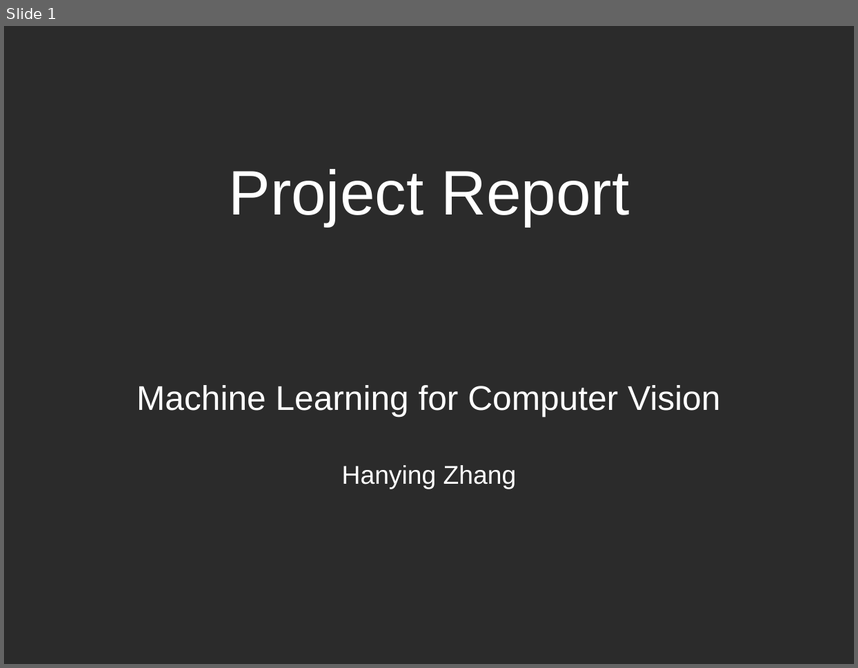
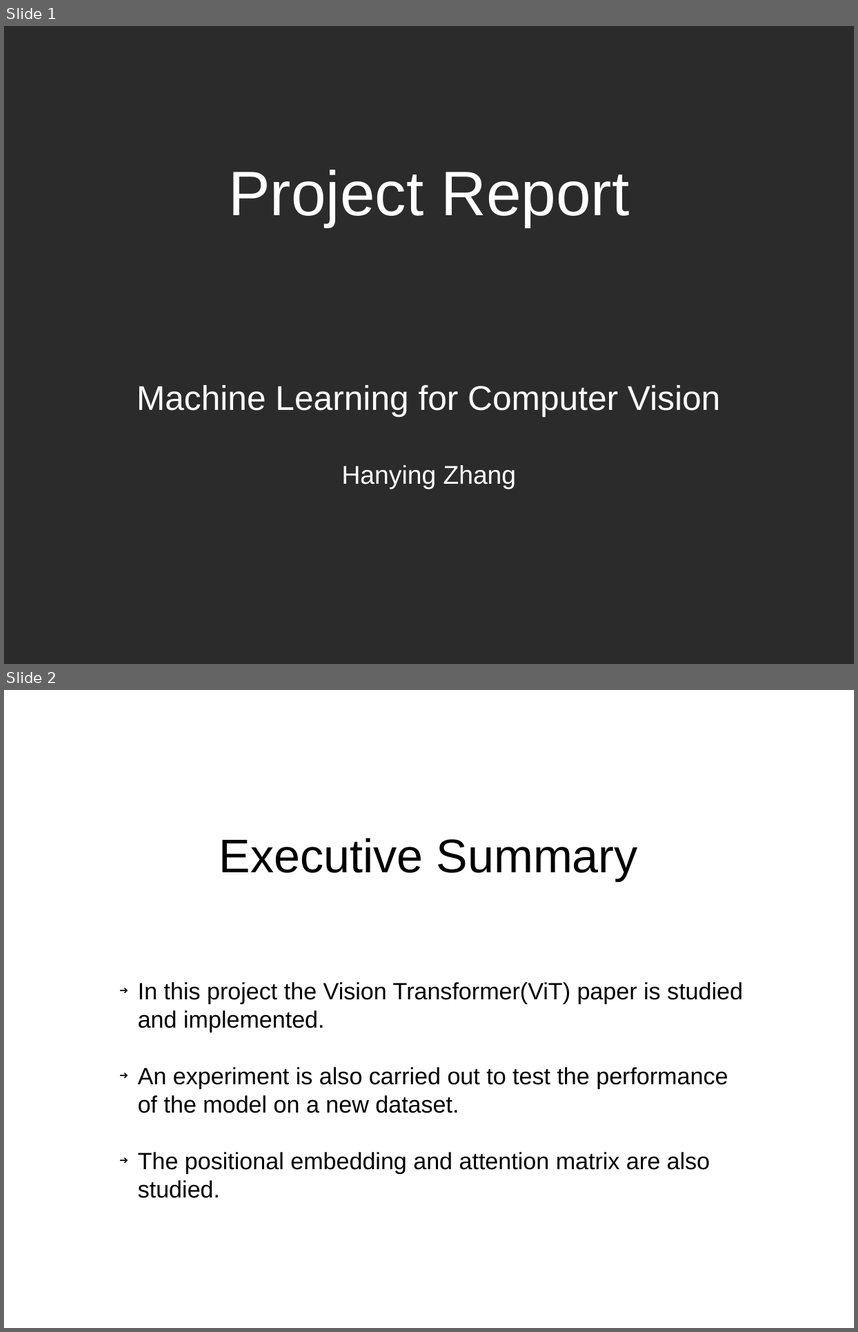
Before and after one commit to runnphoenix/ViT-experiment, a slide deck: report/report.pptx. Shown one above the other, each under a label of ours: slide 1 before the commit, slides 1 and 2 after it. The pictures are 858x668 and 858x1332 pixels, drawn with LibreOffice and Linux fonts; fonts in the diff are those of the drawing; background and template pictures are left out; a plain dark background stands for a picture behind light text. Boxes give left, top, right and bottom in pixels: in the first picture for what was removed or moved away, otherwise in the second. Text is boxed around its words. In the diff, an @@ line names an element or a change of style, - is before the commit and + after.

```diff
--- a/report/report.pptx
+++ b/report/report.pptx
@@ slide 2 added at (4, 690, 854, 1328), background picture (left out) @@
@@ text added at (219, 838, 638, 881), 44 pt, text #000000 @@
+Executive Summary
@@ text added at (138, 982, 743, 1174), 22 pt, text #000000 @@
+➔ In this project the Vision Transformer(ViT) paper is studied and implemented.
+➔ An experiment is also carried out to test the performance of the model on a new dataset.
+➔ The positional embedding and attention matrix are also studied.
```
Also in this commit, not shown: 1 slide changed, 9 other slides added, 1 slide removed, 5 other files.
